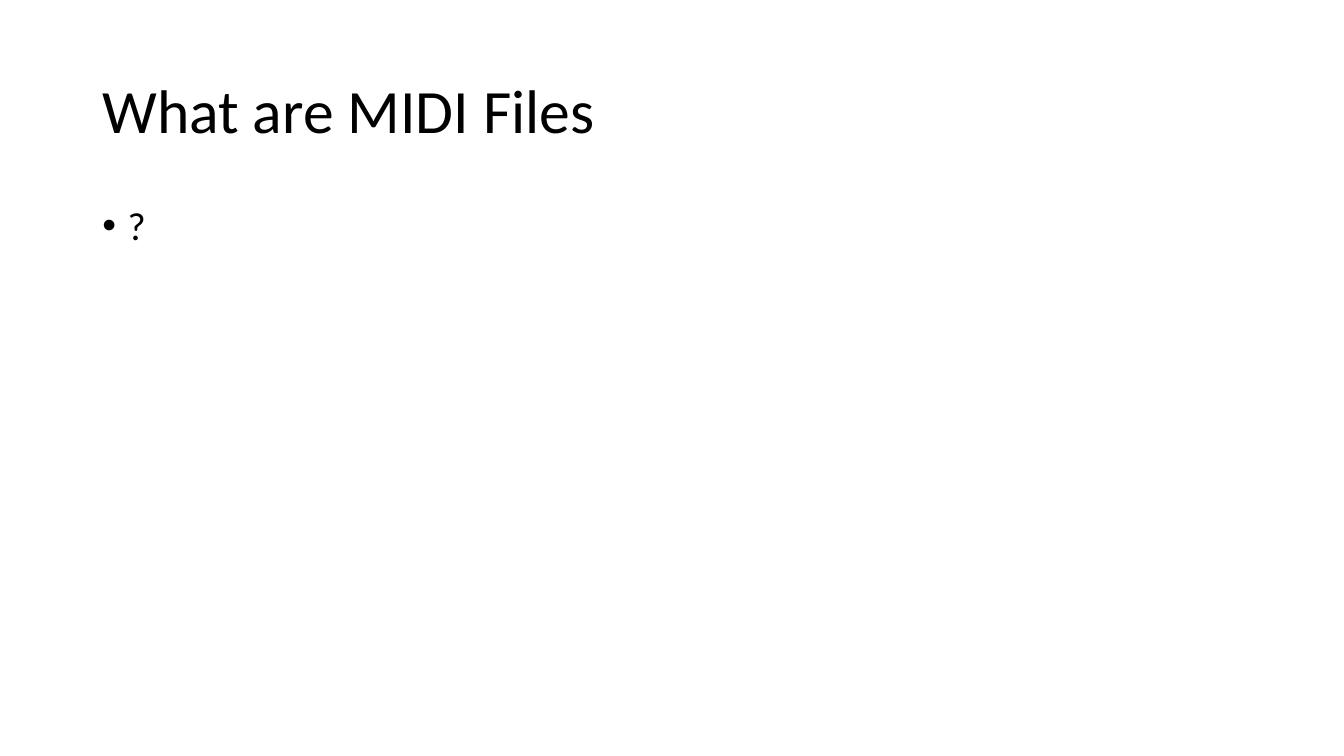
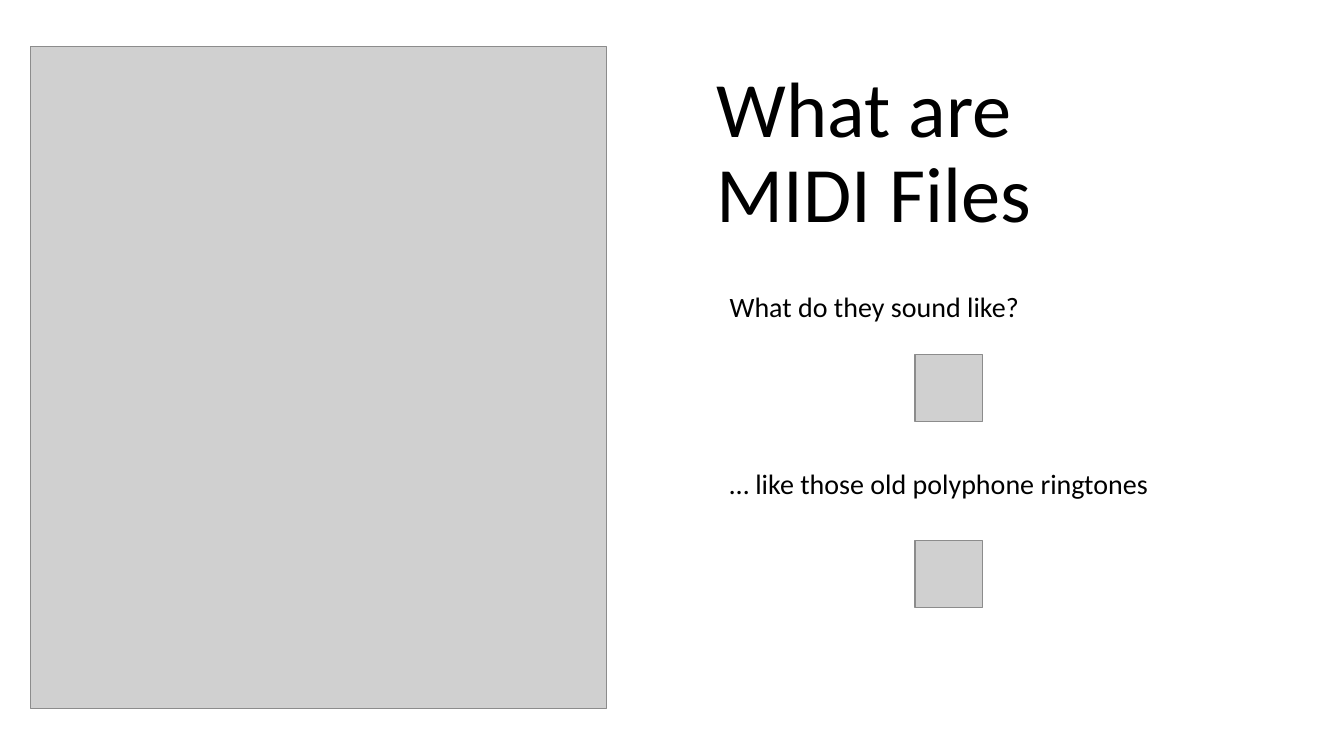
Before and after one commit to BauTobias93/ft_midi_project, a slide deck: slide 4 of MIDI Mining.pptx (slide 3 before the commit). Drawn at 1344x756 pixels with LibreOffice and Linux fonts; fonts in the diff are those of the drawing; grey boxes stand for pictures. Boxes give left, top, right and bottom in pixels: in the first picture for what was removed or moved away, otherwise in the second. Text is boxed around its words. In the diff, an @@ line names an element or a change of style, - is before the commit and + after.

```diff
--- a/MIDI Mining.pptx
+++ b/MIDI Mining.pptx
@@ picture added at (x1=31, y1=47, x2=607, y2=710) @@
@@ title "What are MIDI Files" moved from (x1=102, y1=90, x2=594, y2=134) to (x1=717, y1=82, x2=1031, y2=223) @@
@@ title "What are MIDI Files" at (x1=717, y1=82, x2=1031, y2=223): size 44 to 56 pt; vertical alignment middle to bottom @@
@@ text removed at (x1=93, y1=202, x2=1252, y2=682) @@
-• ?
@@ text added at (x1=730, y1=297, x2=1148, y2=499), 20 pt, text #000000 @@
+What do they sound like?
+… like those old polyphone ringtones
@@ picture added at (x1=915, y1=355, x2=983, y2=422) @@
@@ picture added at (x1=915, y1=540, x2=983, y2=608) @@
```
Also in this commit, not shown: 3 other slides changed, 2 slides added, 1 other file.
